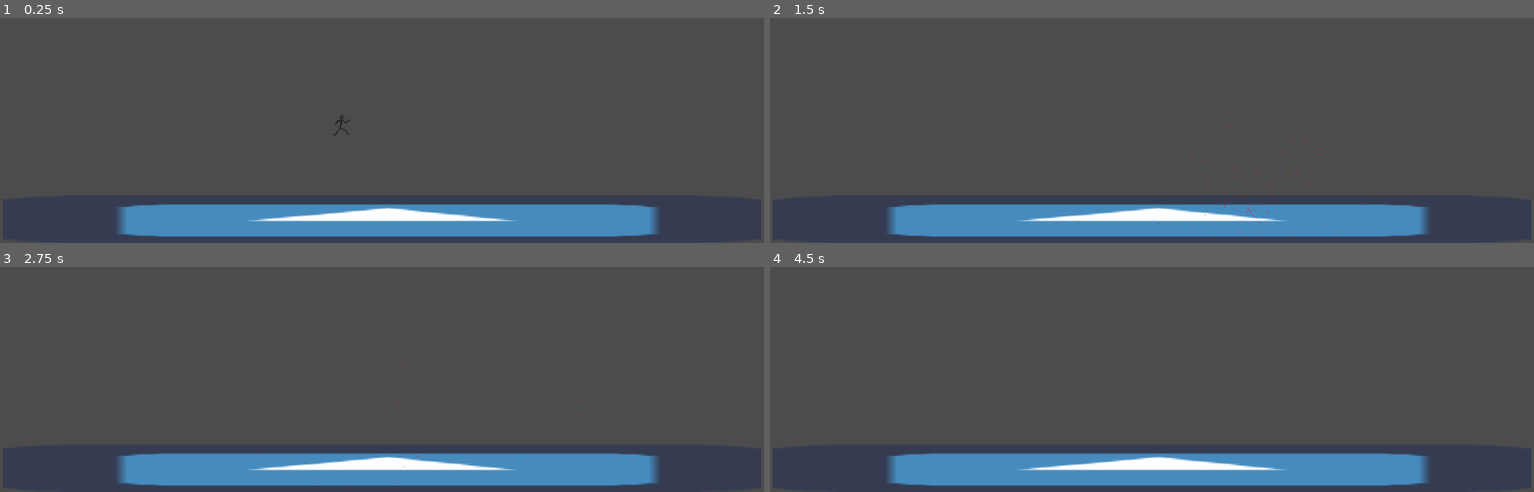
Above: before the commit, frames 1-4 (two rows, left to right).
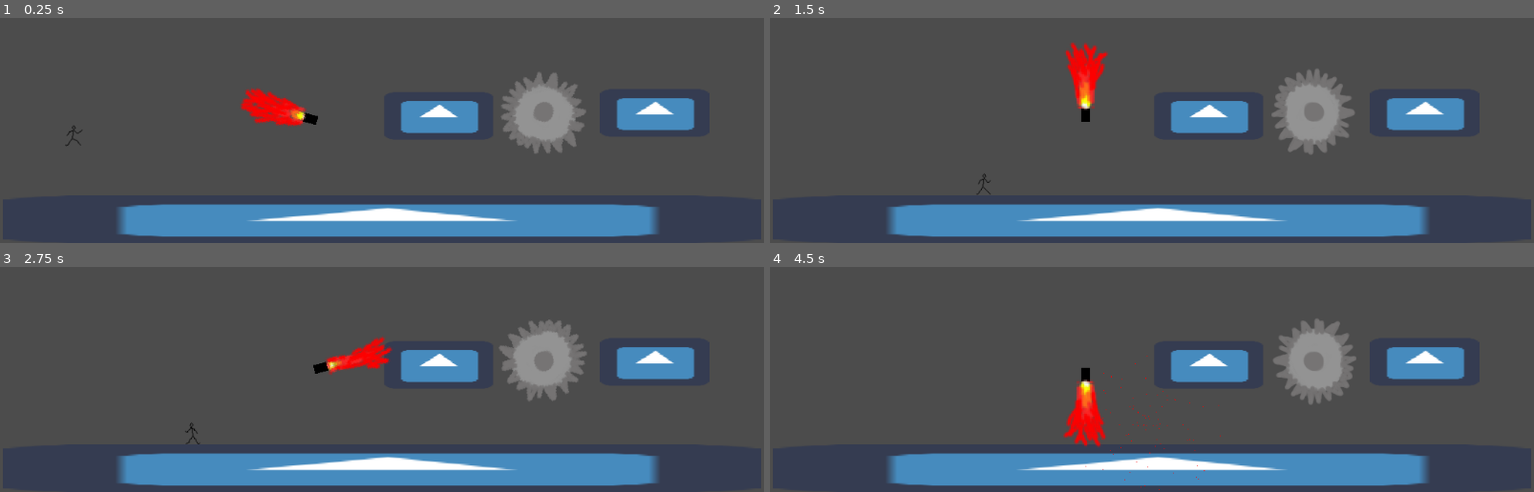
Above: after the commit, the same moments.

Repository: adamhamilton96/Game-Jam-Lie
Game: Godot game, scene res://Scenes/Node2D.tscn
Same seed, same stepped clock (60 frames per second), same inputs: the game is played once before the commit and once after it. The engine's default icon, where the game draws it, is replaced by a stand-in: a white triangle on a blue panel in a dark square.
Inputs:
- Up to frame 1 (0.25 s): no input
- Up to frame 2 (1.5 s): hold Right (ui_right) from 0.53 s (still down); tap Up (ui_up) at 0.77 s
- Up to frame 3 (2.75 s): tap Up (ui_up) at 1.52 s; release Right (ui_right) at 2.03 s; hold Left (ui_left) from 2.03 s (still down)
- Up to frame 4 (4.5 s): release Left (ui_left) at 2.78 s; hold Right (ui_right) 2.78-4.28 s; tap Up (ui_up) at 3.02, 3.77 s; hold Left (ui_left) from 4.28 s (still down)

The runs differ from the first frame. In frame 1, 6.6% of the frame differs, in the area x 8-91%, y 24-61%; in frame 2, 6.7%, in the area x 27-91%, y 11-99%; in frame 3, 6.4%; in frame 4, 6.7%.

Commit message:
Added saw and fire and signals for kill command

Diff:
--- a/Character.gd
+++ b/Character.gd
@@ -28,7 +28,7 @@
 		velocity.x = -walkSpeed
 	elif Input.is_action_pressed("ui_right"):
 		velocity.x =  walkSpeed
-		kill()
+		#kill()
 	else:
 		velocity.x = 0
 	move_and_slide(velocity, Vector2(0, -1))
--- /dev/null
+++ b/Scenes/Fire.gd
@@ -0,0 +1,8 @@
+extends Area2D
+
+func _process(delta):
+	rotation_degrees += 1
+
+func _on_Fire_body_entered(body):
+	if body.get_name() == "Character":
+		body.kill()
--- a/Scenes/Node2D.tscn
+++ b/Scenes/Node2D.tscn
@@ -1,10 +1,33 @@
-[gd_scene load_steps=4 format=2]
+[gd_scene load_steps=14 format=2]
 
 [ext_resource path="res://icon.png" type="Texture" id=1]
 [ext_resource path="res://Scenes/Character.tscn" type="PackedScene" id=2]
+[ext_resource path="res://Scenes/Saw.gd" type="Script" id=3]
+[ext_resource path="res://Sprites/saw.png" type="Texture" id=4]
+[ext_resource path="res://Scenes/Fire.gd" type="Script" id=5]
+[ext_resource path="res://Sprites/fire.png" type="Texture" id=6]
+[ext_resource path="res://Sprites/fire(1).png" type="Texture" id=7]
+[ext_resource path="res://Sprites/fire(2).png" type="Texture" id=8]
 
 [sub_resource type="RectangleShape2D" id=1]
 extents = Vector2( 510.346, 31.8221 )
+
+[sub_resource type="RectangleShape2D" id=2]
+extents = Vector2( 70.1808, 31.0402 )
+
+[sub_resource type="CircleShape2D" id=3]
+radius = 57.3146
+
+[sub_resource type="CapsuleShape2D" id=4]
+height = 20.7366
+
+[sub_resource type="SpriteFrames" id=5]
+animations = [ {
+"frames": [ ExtResource( 6 ), ExtResource( 7 ), ExtResource( 8 ) ],
+"loop": true,
+"name": "default",
+"speed": 15.0
+} ]
 
 [node name="Node2D" type="Node2D"]
 
@@ -23,3 +46,53 @@
 shape = SubResource( 1 )
 
 [node name="Character" parent="." instance=ExtResource( 2 )]
+position = Vector2( 99.5012, 328.831 )
+
+[node name="Box1" type="StaticBody2D" parent="."]
+position = Vector2( 586.73, 429.062 )
+
+[node name="BoxSprite1" type="Sprite" parent="Box1"]
+position = Vector2( 1.29234, 3.6478e-005 )
+scale = Vector2( 2.29236, 1 )
+texture = ExtResource( 1 )
+
+[node name="BoxCollision1" type="CollisionShape2D" parent="Box1"]
+shape = SubResource( 2 )
+
+[node name="Box2" type="StaticBody2D" parent="."]
+position = Vector2( 876.217, 425.185 )
+
+[node name="BoxSprite2" type="Sprite" parent="Box2"]
+position = Vector2( 1.29234, 3.6478e-005 )
+scale = Vector2( 2.29236, 1 )
+texture = ExtResource( 1 )
+
+[node name="BoxCollision2" type="CollisionShape2D" parent="Box2"]
+shape = SubResource( 2 )
+
+[node name="Saw" type="Area2D" parent="."]
+position = Vector2( 728.888, 423.893 )
+script = ExtResource( 3 )
+
+[node name="SawSprite" type="Sprite" parent="Saw"]
+texture = ExtResource( 4 )
+
+[node name="CollisionShape2D" type="CollisionShape2D" parent="Saw"]
+shape = SubResource( 3 )
+
+[node name="Fire" type="Area2D" parent="."]
+position = Vector2( 423.095, 435.001 )
+rotation = 1.5708
+scale = Vector2( 2, 2 )
+script = ExtResource( 5 )
+
+[node name="CollisionShape2D" type="CollisionShape2D" parent="Fire"]
+position = Vector2( 0, 30 )
+shape = SubResource( 4 )
+
+[node name="AnimatedSprite" type="AnimatedSprite" parent="Fire"]
+frames = SubResource( 5 )
+frame = 1
+playing = true
+[connection signal="body_entered" from="Saw" to="Saw" method="_on_Saw_body_entered"]
+[connection signal="body_entered" from="Fire" to="Fire" method="_on_Fire_body_entered"]
--- /dev/null
+++ b/Scenes/Saw.gd
@@ -0,0 +1,9 @@
+extends Area2D
+
+func _process(delta):
+	rotation_degrees += 1
+
+
+func _on_Saw_body_entered(body):
+	if body.get_name() == "Character":
+		body.kill()
Binary file added: Sprites/fire(1).png
Not shown, added: Sprites/fire(1).png.import
Binary file added: Sprites/fire(2).png
Not shown, added: Sprites/fire(2).png.import
Binary file added: Sprites/fire.png
Not shown, added: Sprites/fire.png.import
Binary file added: Sprites/saw.png
Not shown, added: Sprites/saw.png.import
